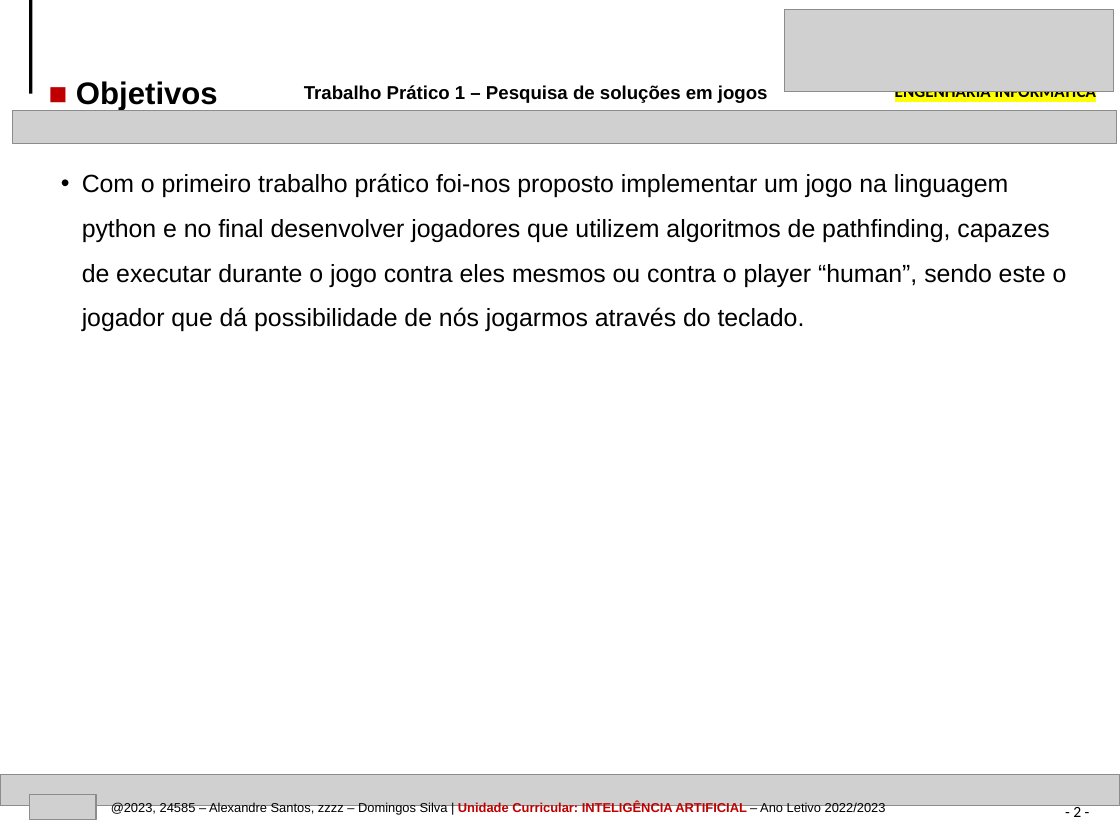
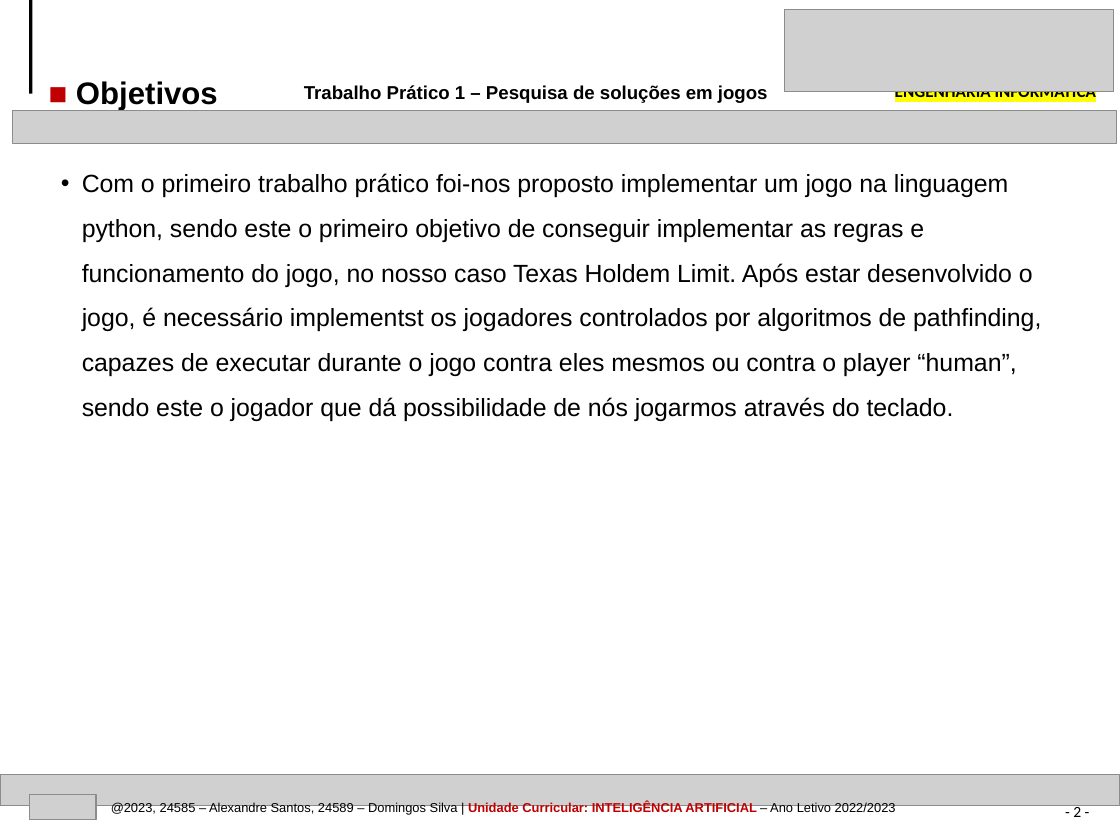
Before and after one commit to AlexandrePSantos/IPVC_EI_IA_TP1_TexasHoldEm, a slide deck: slide 2 of IPVC-EI-IA-TrabPratico1-Pesquisa_de_solucoes_em_jogos-24585.pptx. Drawn at 1120x840 pixels with LibreOffice and Linux fonts; fonts in the diff are those of the drawing; grey boxes stand for pictures. Boxes give left, top, right and bottom in pixels: in the first picture for what was removed or moved away, otherwise in the second. Text is boxed around its words. In the diff, an @@ line names an element or a change of style, - is before the commit and + after.

```diff
--- a/IPVC-EI-IA-TrabPratico1-Pesquisa_de_solucoes_em_jogos-24585.pptx
+++ b/IPVC-EI-IA-TrabPratico1-Pesquisa_de_solucoes_em_jogos-24585.pptx
@@ text at bbox=[82, 173, 1041, 421]: text changed @@
-• Com o primeiro trabalho prático foi-nos proposto implementar um jogo na linguagem python e no final desenvolver jogadores que utilizem algoritmos de pathfinding, capazes de executar durante o jogo contra eles mesmos ou contra o player “human”, sendo este o jogador que dá possibilidade de nós jogarmos através do teclado.
+• Com o primeiro trabalho prático foi-nos proposto implementar um jogo na linguagem python, sendo este o primeiro objetivo de conseguir implementar as regras e funcionamento do jogo, no nosso caso Texas Holdem Limit. Após estar desenvolvido o jogo, é necessário implementst os jogadores controlados por algoritmos de pathfinding, capazes de executar durante o jogo contra eles mesmos ou contra o player “human”, sendo este o jogador que dá possibilidade de nós jogarmos através do teclado.
@@ text at bbox=[111, 801, 896, 814]: text changed @@
-@2023, 24585 – Alexandre Santos, zzzz – Domingos Silva | Unidade Curricular: INTELIGÊNCIA ARTIFICIAL – Ano Letivo 2022/2023
+@2023, 24585 – Alexandre Santos, 24589 – Domingos Silva | Unidade Curricular: INTELIGÊNCIA ARTIFICIAL – Ano Letivo 2022/2023
```
Also in this commit, not shown: 4 other slides changed, 2 other files.
